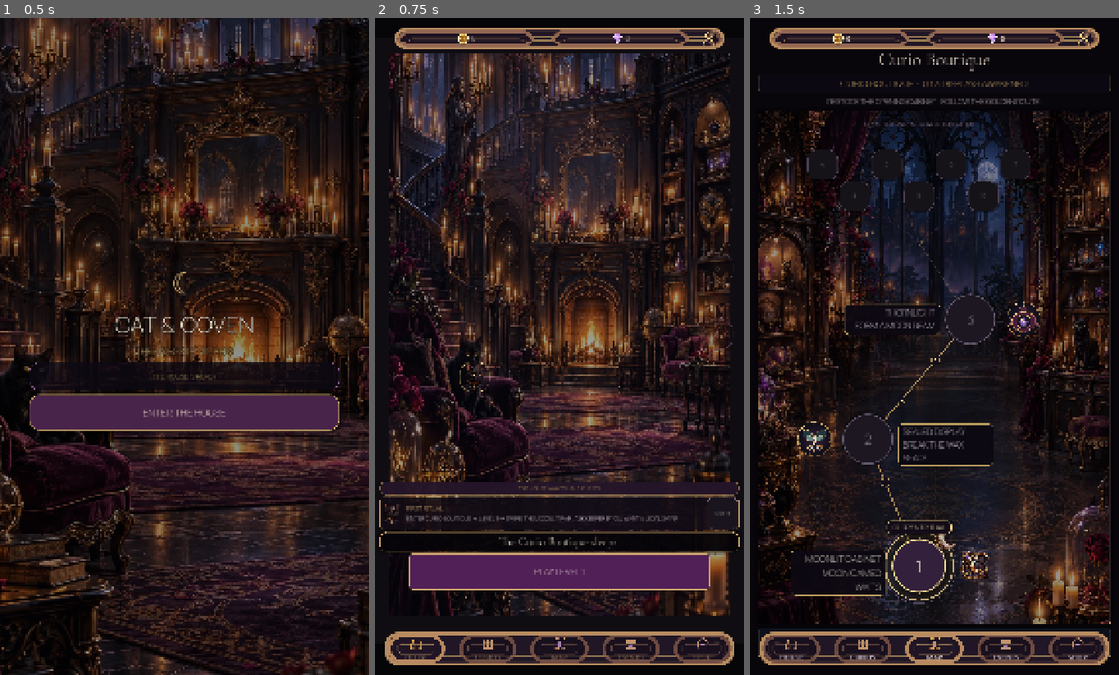
Above: before the commit, frames 1-3 (left to right).
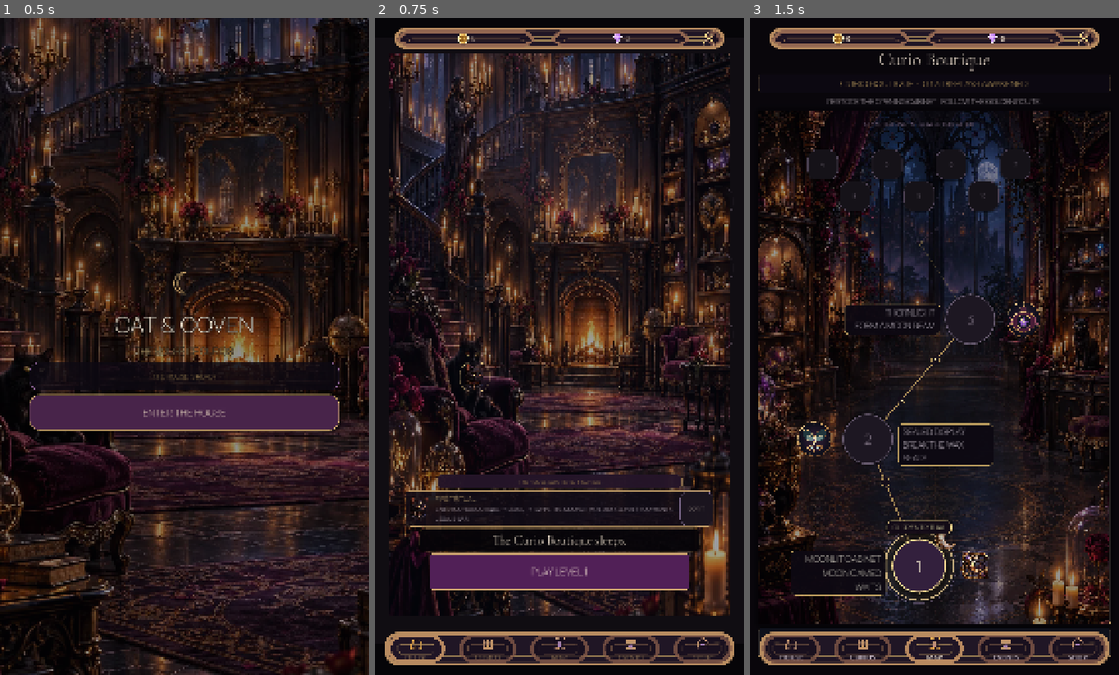
Above: after the commit, the same moments.

Repository: Jay-prodesign/akilta-match3
Game: Godot game, scene res://src/app/app_bootstrap.tscn
Same seed, same stepped clock (60 frames per second), same inputs: the game is played once before the commit and once after it.
Inputs:
- Up to frame 1 (0.5 s): no input
- Up to frame 2 (0.75 s): click "ENTER THE HOUSE" at 0.5 s
- Up to frame 3 (1.5 s): click "PLAY LEVEL 1" at 1.25 s

Frame 1 is identical in both runs. In frame 2, 4.9% of the frame differs, in the area x 1-99%, y 69-88%; in frame 3, nothing differs.

Commit message:
Refine Home floating hierarchy

Diff:
--- a/src/ui/home/house_home.tscn
+++ b/src/ui/home/house_home.tscn
@@ -314,8 +314,9 @@
 glow_strength = 0.88
 
 [node name="CurioChip" type="PanelContainer" parent="Layout"]
-custom_minimum_size = Vector2(0, 38)
-layout_mode = 2
+custom_minimum_size = Vector2(720, 42)
+layout_mode = 2
+size_flags_horizontal = 4
 theme_override_styles/panel = SubResource("CurioChip")
 
 [node name="Label" type="Label" parent="Layout/CurioChip"]
@@ -330,8 +331,9 @@
 
 [node name="FirstRitualGuide" type="PanelContainer" parent="Layout"]
 visible = false
-custom_minimum_size = Vector2(0, 96)
-layout_mode = 2
+custom_minimum_size = Vector2(900, 104)
+layout_mode = 2
+size_flags_horizontal = 4
 theme_override_styles/panel = SubResource("Banner")
 
 [node name="GuideRow" type="HBoxContainer" parent="Layout/FirstRitualGuide"]
@@ -339,7 +341,7 @@
 theme_override_constants/separation = 10
 
 [node name="KeeperArt" type="TextureRect" parent="Layout/FirstRitualGuide/GuideRow"]
-custom_minimum_size = Vector2(68, 68)
+custom_minimum_size = Vector2(76, 76)
 layout_mode = 2
 expand_mode = 1
 stretch_mode = 5
@@ -352,7 +354,7 @@
 [node name="Heading" type="Label" parent="Layout/FirstRitualGuide/GuideRow/CopyColumn"]
 layout_mode = 2
 theme_override_colors/font_color = Color(0.949, 0.816, 0.545, 1)
-theme_override_font_sizes/font_size = 18
+theme_override_font_sizes/font_size = 20
 text = "FIRST RITUAL"
 
 [node name="Copy" type="Label" parent="Layout/FirstRitualGuide/GuideRow/CopyColumn"]
@@ -399,12 +401,13 @@
 vertical_alignment = 1
 
 [node name="Headline" type="Label" parent="Layout"]
-custom_minimum_size = Vector2(0, 58)
-layout_mode = 2
+custom_minimum_size = Vector2(820, 68)
+layout_mode = 2
+size_flags_horizontal = 4
 theme_override_colors/font_color = Color(0.988, 0.933, 0.831, 1)
 theme_override_colors/font_outline_color = Color(0.02, 0.015, 0.025, 0.96)
 theme_override_constants/outline_size = 5
-theme_override_font_sizes/font_size = 34
+theme_override_font_sizes/font_size = 38
 theme_override_styles/normal = SubResource("HomeTitlePlate")
 text = "The Curio Boutique sleeps."
 vertical_alignment = 1
@@ -423,13 +426,13 @@
 autowrap_mode = 2
 
 [node name="PlayButton" type="Button" parent="Layout"]
-custom_minimum_size = Vector2(880, 104)
+custom_minimum_size = Vector2(760, 104)
 layout_mode = 2
 size_flags_horizontal = 4
 theme_override_colors/font_color = Color(0.988, 0.933, 0.831, 1)
 theme_override_colors/font_hover_color = Color(1, 0.965, 0.86, 1)
 theme_override_colors/font_pressed_color = Color(0.988, 0.933, 0.831, 1)
-theme_override_font_sizes/font_size = 27
+theme_override_font_sizes/font_size = 30
 theme_override_styles/normal = SubResource("ButtonNormal")
 theme_override_styles/hover = SubResource("ButtonHover")
 theme_override_styles/pressed = SubResource("ButtonPressed")
